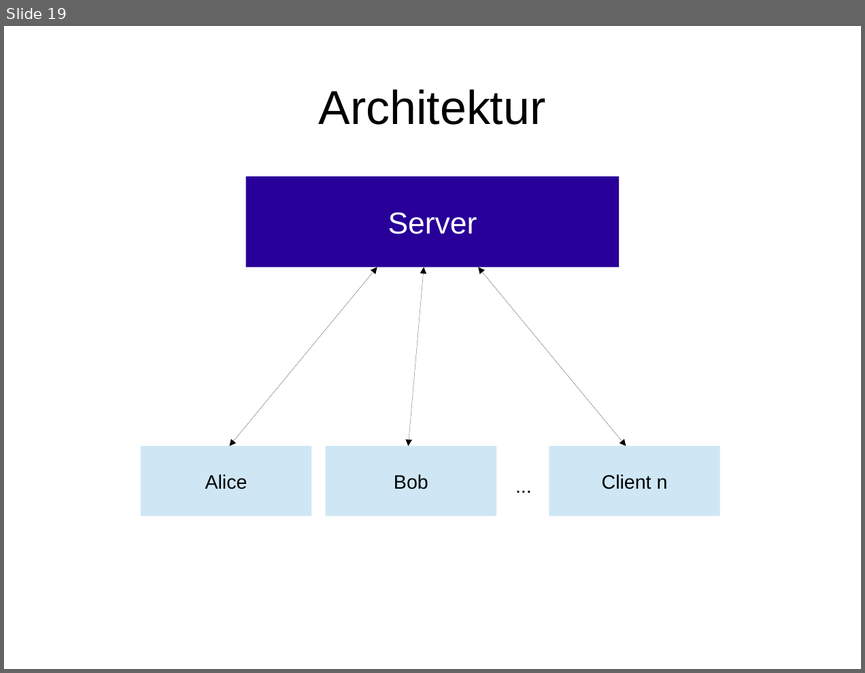
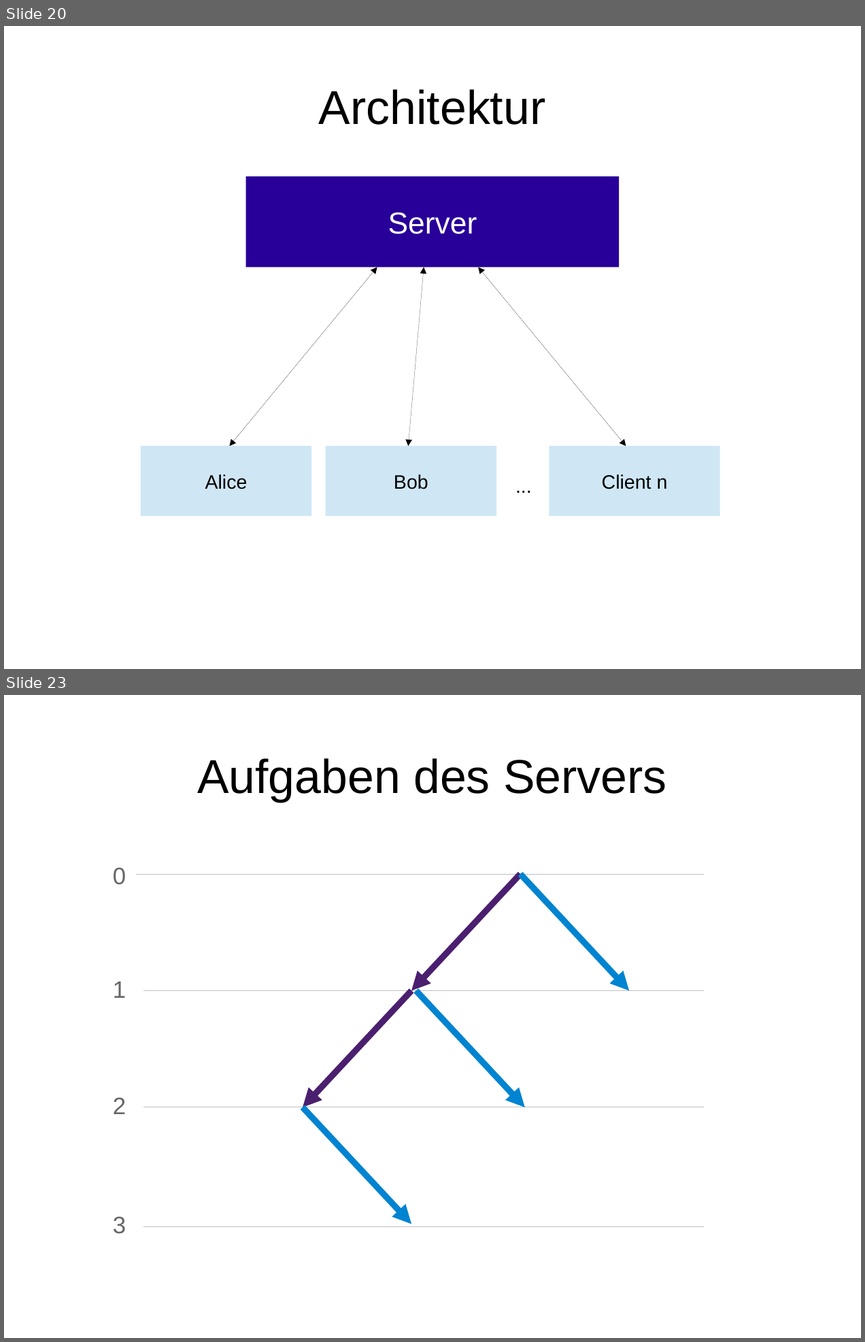
Before and after one commit to timjb/presentations, a slide deck: operational-transformation/operational-transformation.odp. Shown one above the other, each under a label of ours: slide 19 before the commit, slides 20 and 23 after it; the slides between them are not shown. The pictures are 865x673 and 865x1342 pixels, drawn with LibreOffice and Linux fonts; fonts in the diff are those of the drawing. Boxes give left, top, right and bottom in pixels: in the first picture for what was removed or moved away, otherwise in the second. Text is boxed around its words. In the diff, an @@ line names an element or a change of style, - is before the commit and + after.

Commit message:
Beschreibe zusammenfügbare Operationen, die Aufgaben des Servers

```diff
--- a/operational-transformation/operational-transformation.odp
+++ b/operational-transformation/operational-transformation.odp
@@ slide 23 added at (4, 695, 861, 1338), background #FFFFFF @@
@@ title added at (197, 758, 667, 802), 44 pt, text #000000 @@
+Aufgaben des Servers
@@ text added at (113, 867, 126, 885), 22 pt, text #666666 @@
+0
@@ line added from (136, 874) to (704, 874), #C0C0C0 0 pt @@
@@ arrow added from (520, 874) to (411, 990), #4B1F6F 5.75 pt @@
@@ arrow added from (520, 874) to (629, 990), #0084D1 5.75 pt @@
@@ text added at (113, 981, 126, 998), 22 pt, text #666666 @@
+1
@@ line added from (144, 990) to (704, 990), #C0C0C0 0 pt @@
@@ arrow added from (411, 990) to (303, 1107), #4B1F6F 5.75 pt @@
@@ arrow added from (416, 990) to (525, 1107), #0084D1 5.75 pt @@
@@ text added at (113, 1097, 126, 1114), 22 pt, text #666666 @@
+2
@@ line added from (144, 1107) to (704, 1107), #C0C0C0 0 pt @@
@@ arrow added from (303, 1107) to (411, 1223), #0084D1 5.75 pt @@
@@ text added at (113, 1216, 126, 1234), 22 pt, text #666666 @@
+3
@@ line added from (144, 1227) to (704, 1227), #C0C0C0 0 pt @@
@@ what was slide 19 is now slide 20 @@
```
Also in this commit, not shown: 4 other slides added, 1 slide removed, 1 other file.
